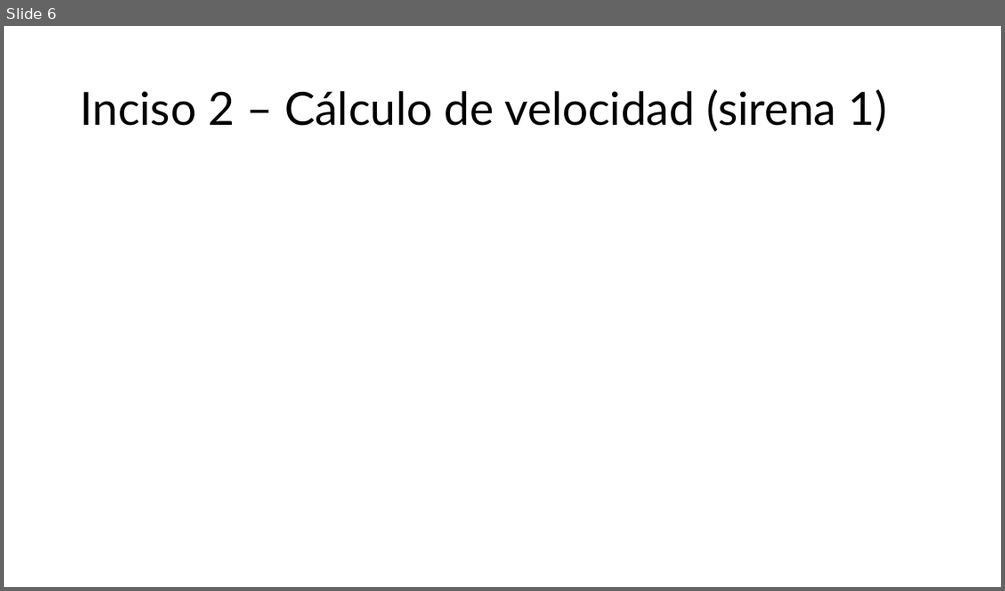
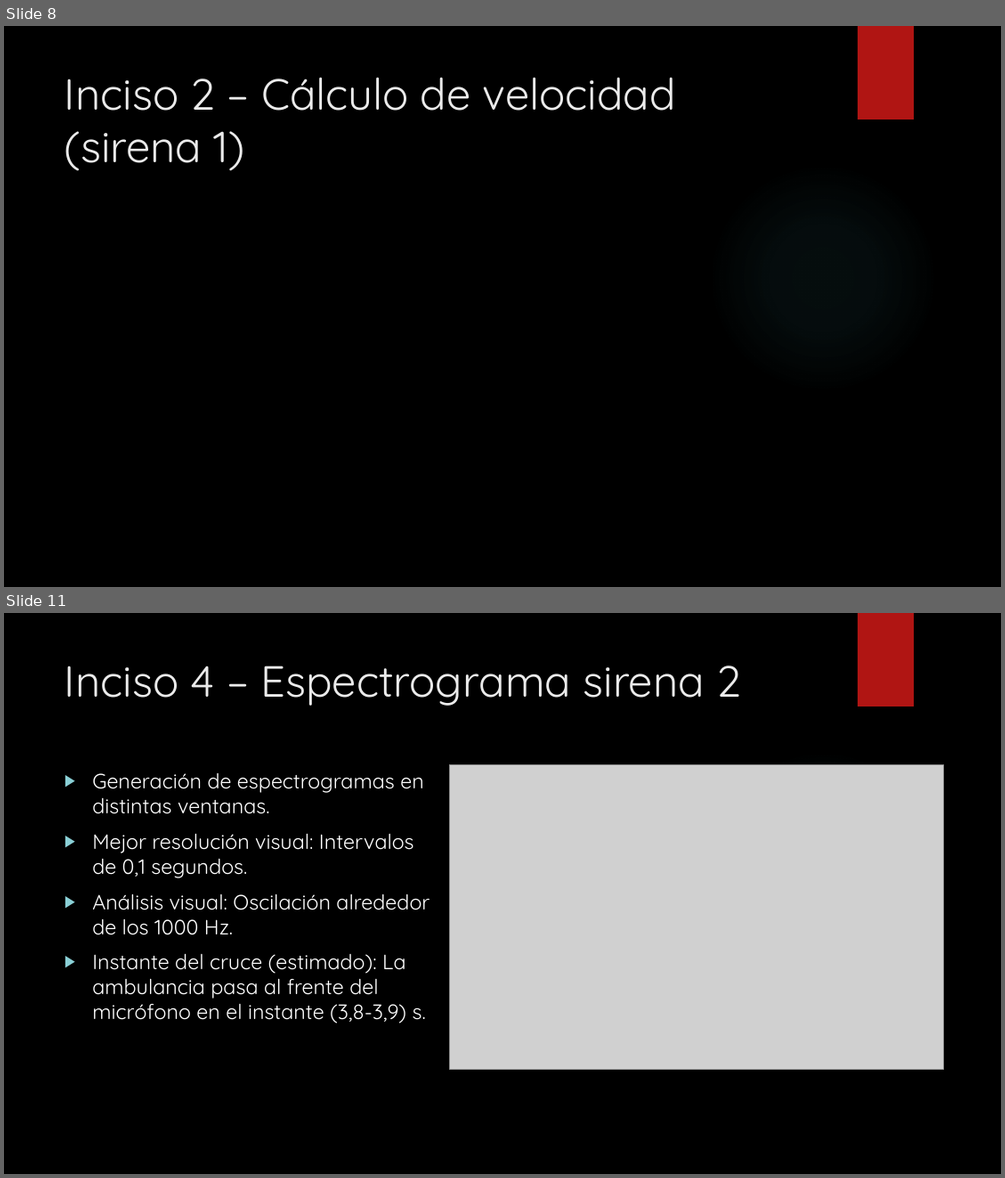
Before and after one commit to pabloDLQ/tp1-analisis-numerico, a slide deck: Presentación/Propuesta TP1 Análisis Numérico.pptx. Shown one above the other, each under a label of ours: slide 6 before the commit, slides 8 and 11 after it; the slides between them are not shown. The pictures are 1005x591 and 1005x1178 pixels, drawn with LibreOffice and Linux fonts; fonts in the diff are those of the drawing; grey boxes stand for pictures; background and template pictures are left out. Boxes give left, top, right and bottom in pixels: in the first picture for what was removed or moved away, otherwise in the second. Text is boxed around its words. In the diff, an @@ line names an element or a change of style, - is before the commit and + after.

Commit message:
Add FFT images, PDFs; remove analizar_item2.py
Replace original siren images with FFT versions, add deliverable and presentation PDFs, and update presentation assets. Changes include: modified Entregable.docx and added Entregable.pdf; removed Imagenes/Sirena1_Original.png and Imagenes/Sirena2_Original.png and added Sirena1_Originalfft.png and Sirena2_Originalfft.png; added Presentación/Guion.docx and Presentación/Guion.pdf; updated Presentación/Propuesta TP1 Análisis Numérico.pptx; and deleted src/analizar_item2.py (obsolete analysis script).

```diff
--- a/Presentación/Propuesta TP1 Análisis Numérico.pptx
+++ b/Presentación/Propuesta TP1 Análisis Numérico.pptx
@@ slide 11 added at <box>4,613,1001,1174</box>, background picture (left out); not listed: 2 template elements that a slide beside it also shows @@
@@ title added at <box>65,666,741,706</box>, 42 pt, text #EBEBEB @@
+Inciso 4 – Espectrograma sirena 2
@@ picture added at <box>450,765,943,1070</box> @@
@@ text added at <box>92,773,429,1023</box>, 20 pt, text #FFFFFF @@
+▶ Generación de espectrogramas en distintas ventanas.
+▶ Mejor resolución visual: Intervalos de 0,1 segundos.
+▶ Análisis visual: Oscilación alrededor de los 1000 Hz.
+▶ Instante del cruce (estimado): La ambulancia pasa al frente del micrófono en el instante (3,8-3,9) s.
@@ what was slide 6 is now slide 8 @@
@@ slide 8 changed as well @@
@@ background #FFFFFF to picture (left out) @@
@@ rectangle added at <box>858,26,914,119</box>, fill #B01513 @@
@@ title "Inciso 2 – Cálculo de ...": place and size @@
-title "Inciso 2 – Cálculo de ..." at <box>80,89,887,132</box>
+title "Inciso 2 – Cálculo de ..." at <box>65,77,676,171</box>
@@ title "Inciso 2 – Cálculo de ..." at <box>65,77,676,171</box>: size 44 to 42 pt, font Lato to Quicksand, text colour #000000 to #EBEBEB; line spacing 0.9 to 1; vertical alignment middle to top @@
@@ ellipse added at <box>708,163,938,394</box>, fill gradient #50B9C1 @@
```
Also in this commit, not shown: 6 other slides changed, 6 other slides added, 6 slides removed, 9 other files.
